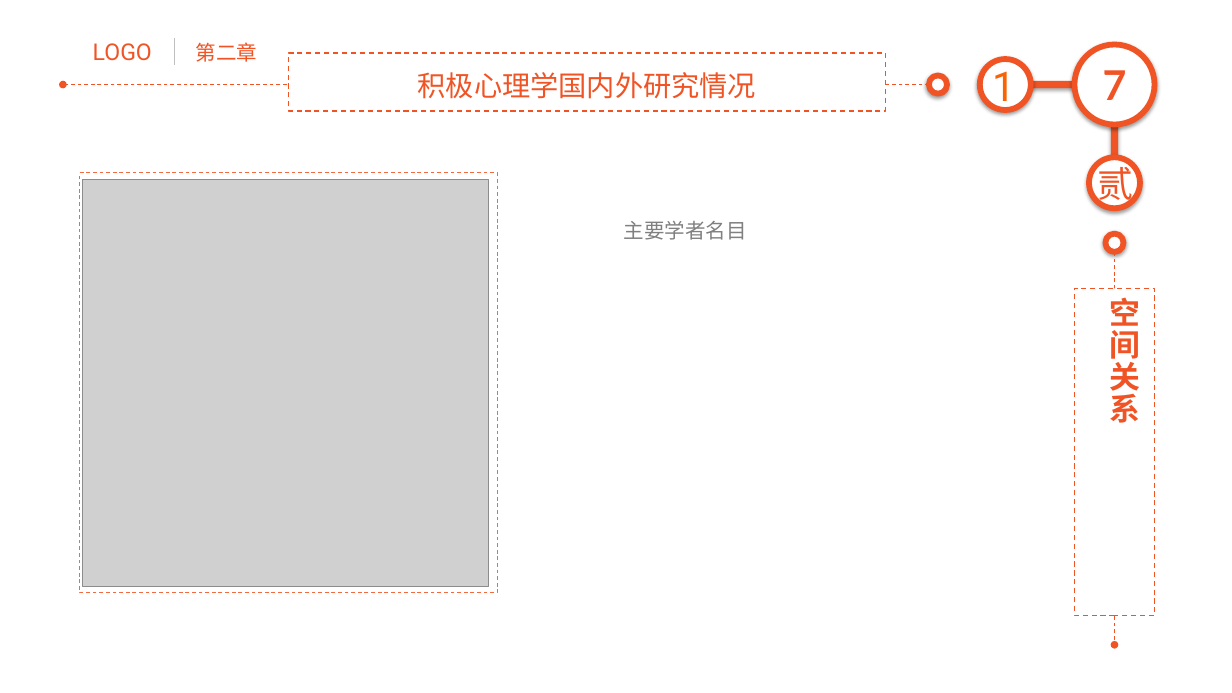
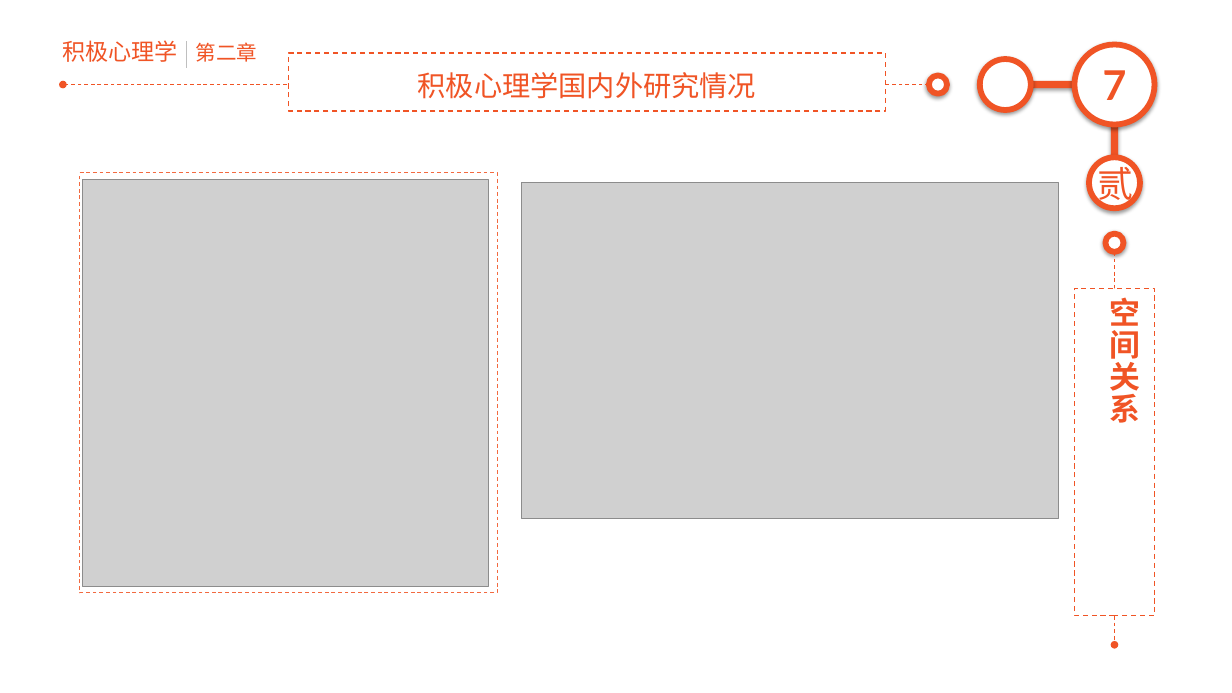
Before and after one commit to junstudys/positive-psychology, a slide deck: slide 7 of 积极心理学探索.pptx. Drawn at 1232x693 pixels with LibreOffice and Linux fonts; fonts in the diff are those of the drawing; grey boxes stand for pictures. Boxes give left, top, right and bottom in pixels: in the first picture for what was removed or moved away, otherwise in the second. Text is boxed around its words. In the diff, an @@ line names an element or a change of style, - is before the commit and + after.

```diff
--- a/积极心理学探索.pptx
+++ b/积极心理学探索.pptx
@@ text added at (x1=62, y1=40, x2=178, y2=62), 18 pt, text #F05425 @@
+积极心理学
@@ text removed at (x1=93, y1=43, x2=152, y2=61) @@
-LOGO
@@ line moved from (175, 38) - (175, 65) to (187, 42) - (187, 67) @@
@@ text removed at (x1=992, y1=63, x2=1015, y2=111) @@
-1
@@ picture added at (x1=521, y1=182, x2=1058, y2=518) @@
@@ text removed at (x1=624, y1=221, x2=747, y2=240) @@
-主要学者名目
```
Also in this commit, not shown: 19 other slides changed, 2 slides added, 28 other files.
